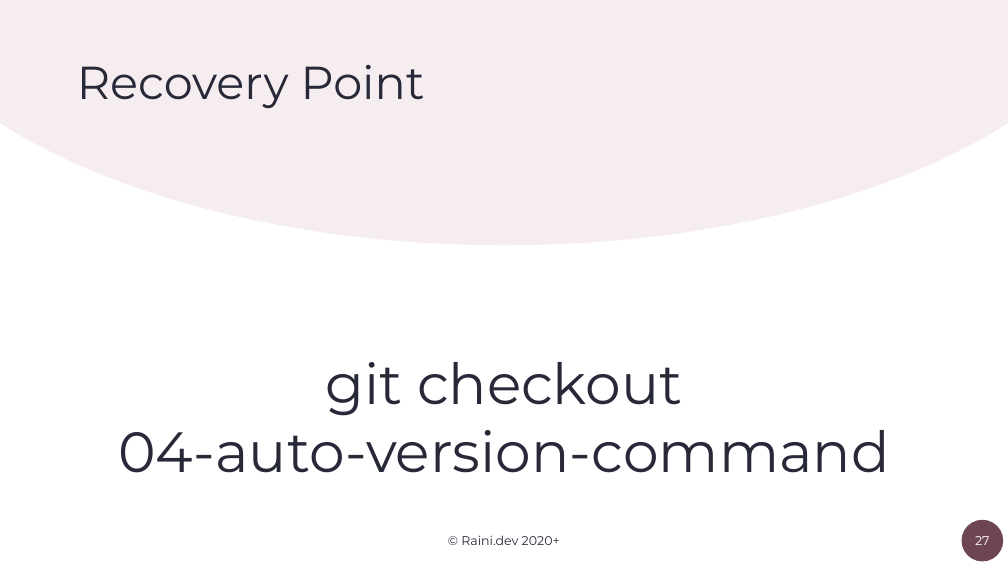
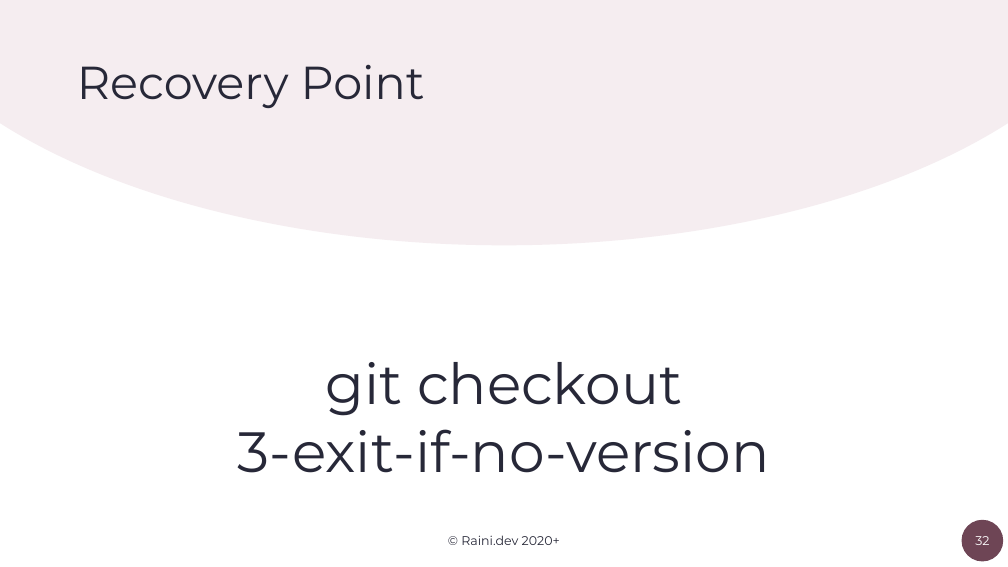
Before and after one commit to orlowdev/clean-project-history-with-semver-and-changelogs, a slide deck: slide 32 of Semantic-Versioning-at-Scale.pptx (slide 27 before the commit). Drawn at 1008x567 pixels with LibreOffice and Linux fonts; fonts in the diff are those of the drawing. Boxes give left, top, right and bottom in pixels: in the first picture for what was removed or moved away, otherwise in the second. Text is boxed around its words. In the diff, an @@ line names an element or a change of style, - is before the commit and + after.

```diff
--- a/Semantic-Versioning-at-Scale.pptx
+++ b/Semantic-Versioning-at-Scale.pptx
@@ text at box(238, 429, 770, 473): text changed @@
-04-auto-version-command
+3-exit-if-no-version
@@ page number at box(975, 536, 989, 545): text changed @@
-27
+32
```
Also in this commit, not shown: 14 other slides changed, 4 slides added, 2 slides removed.
